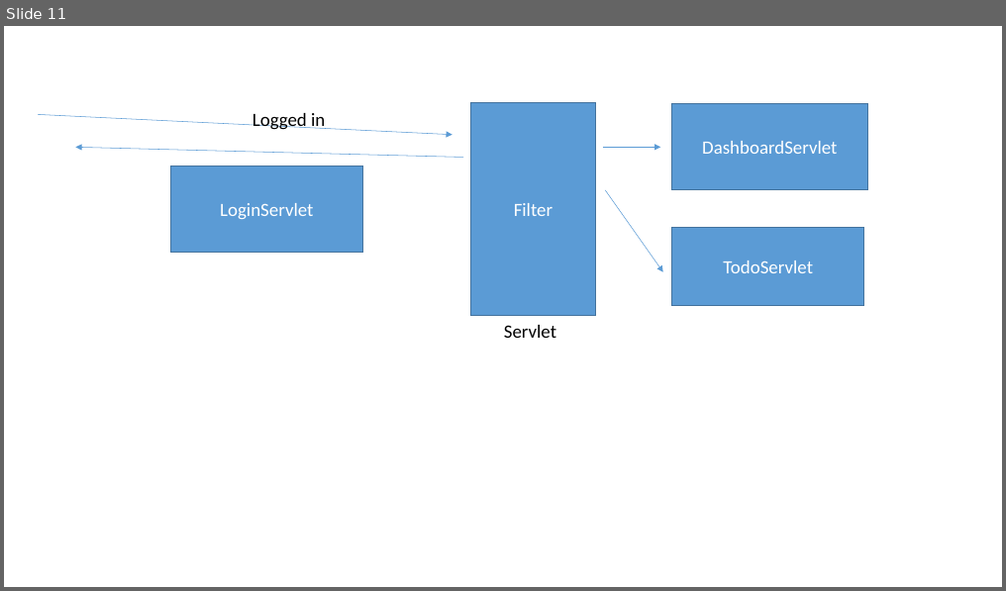
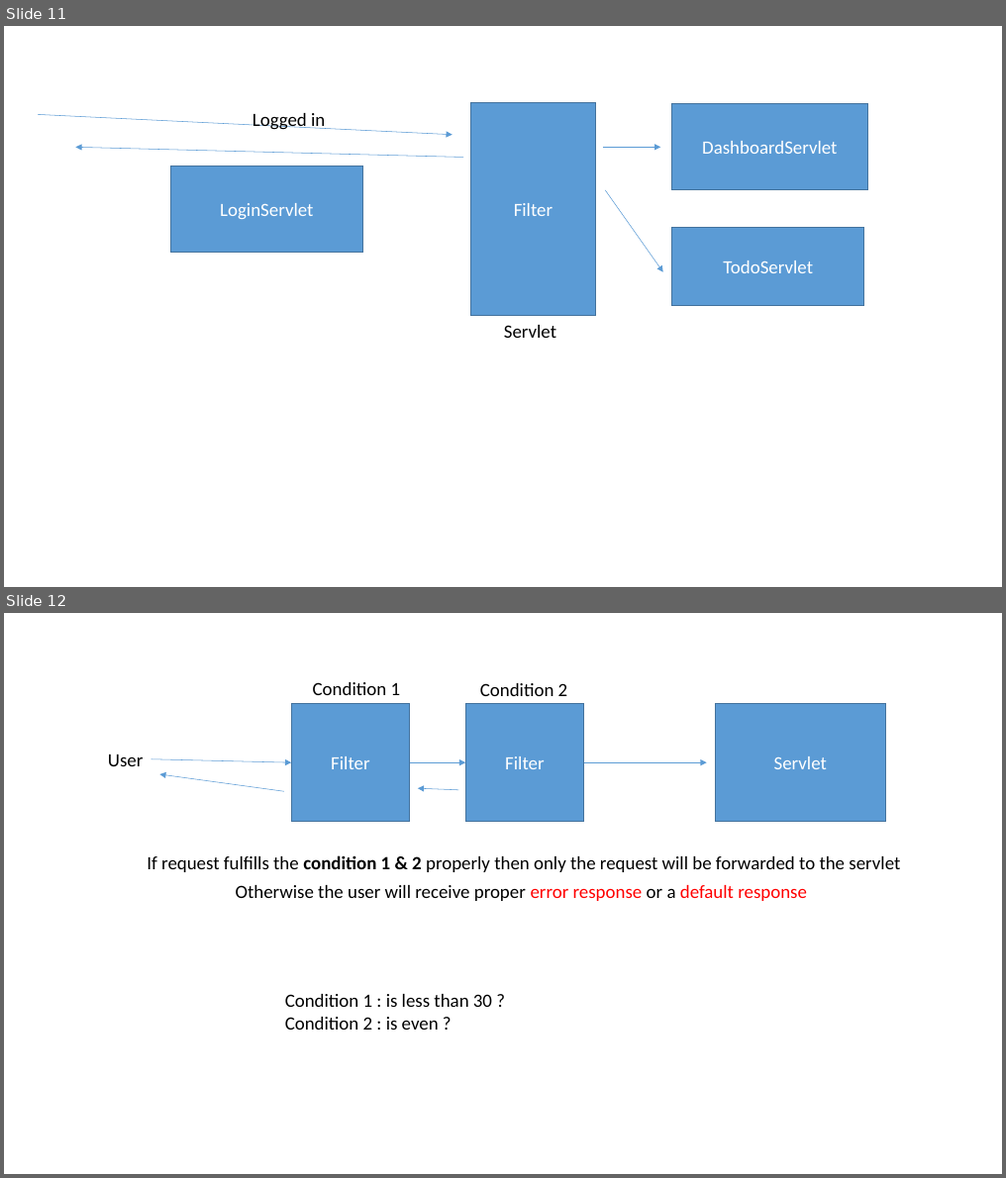
Before and after one commit to J-Subhradeep/Servlet-tut, a slide deck: Servlet.pptx. Shown one above the other, each under a label of ours: slide 11 before the commit, slides 11 and 12 after it. The pictures are 1006x591 and 1006x1178 pixels, drawn with LibreOffice and Linux fonts; fonts in the diff are those of the drawing. Boxes give left, top, right and bottom in pixels: in the first picture for what was removed or moved away, otherwise in the second. Text is boxed around its words. In the diff, an @@ line names an element or a change of style, - is before the commit and + after.

Commit message:
Add TodoApplication and filter-project with initial setup, including servlets, JSP pages, and Maven configuration

```diff
--- a/Servlet.pptx
+++ b/Servlet.pptx
@@ slide 12 added at box(4, 613, 1002, 1174), background #FFFFFF @@
@@ text added at box(313, 682, 401, 695), 18 pt, text #000000 @@
+Condition 1
@@ text added at box(480, 683, 568, 696), 18 pt, text #000000 @@
+Condition 2
@@ rectangle added at box(291, 703, 410, 822), fill #5B9BD5, outline #43739E 1 pt, 18 pt, text #FFFFFF @@
+Filter
@@ rectangle added at box(466, 703, 584, 822), fill #5B9BD5, outline #43739E 1 pt, 18 pt, text #FFFFFF @@
+Filter
@@ rectangle added at box(716, 703, 886, 822), fill #5B9BD5, outline #43739E 1 pt, 18 pt, text #FFFFFF @@
+Servlet
@@ text added at box(108, 755, 143, 766), 18 pt, text #000000 @@
+User
@@ arrow added from (152, 759) to (291, 762), #5B9BD5 0.5 pt @@
@@ arrow added from (284, 791) to (159, 774), #5B9BD5 0.5 pt @@
@@ arrow added from (410, 762) to (466, 762), #5B9BD5 0.5 pt @@
@@ arrow added from (459, 790) to (418, 788), #5B9BD5 0.5 pt @@
@@ arrow added from (584, 762) to (707, 762), #5B9BD5 0.5 pt @@
@@ text added at box(147, 856, 900, 872), 18 pt, text #000000 @@
+If request fulfills the condition 1 & 2 properly then only the request will be forwarded to the servlet
@@ text added at box(236, 885, 807, 901), 18 pt, text #000000 @@
+Otherwise the user will receive proper error response or a default response
@@ text added at box(285, 994, 492, 1030), 18 pt, text #000000 @@
+Condition 1 : is less than 30 ?
+Condition 2 : is even ?
```
Also in this commit, not shown: 1 slide changed, 1 other slide added, 15 other files.
